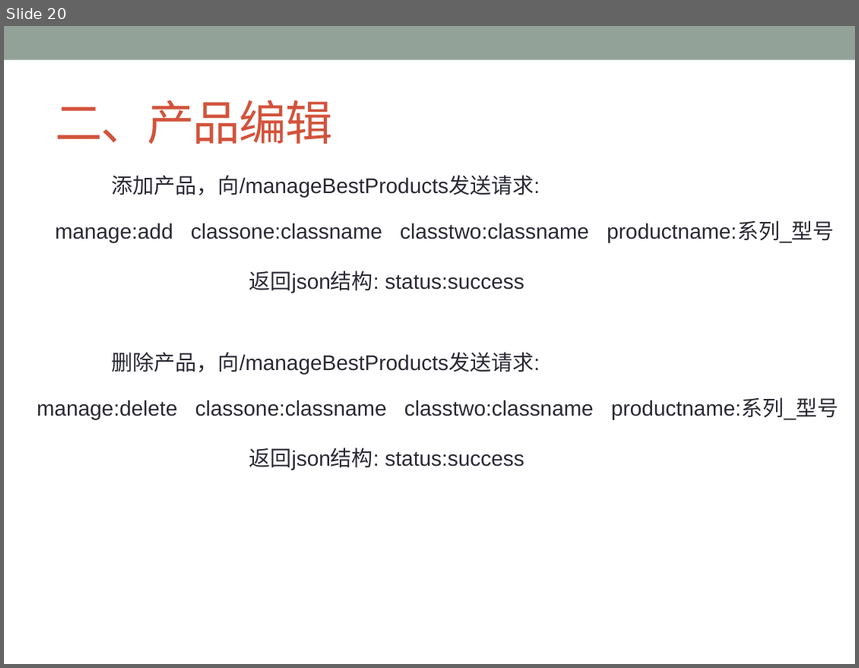
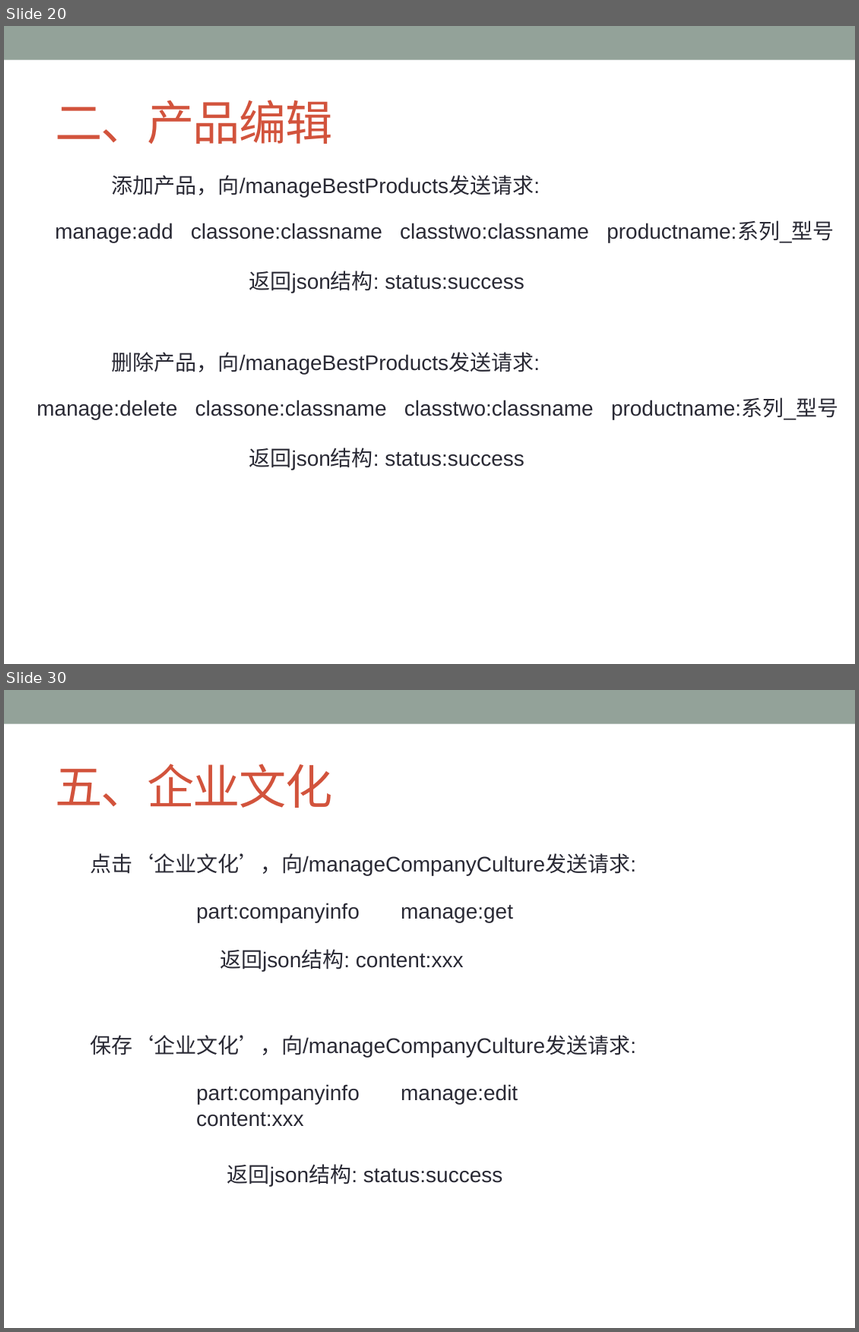
Before and after one commit to ChanSeaThink/LULLGREE, a slide deck: ZSGree前后端逻辑及接口.pptx. Shown one above the other, each under a label of ours: slide 20 before the commit, slides 20 and 30 after it; the slides between them are not shown. The pictures are 859x668 and 859x1332 pixels, drawn with LibreOffice and Linux fonts; fonts in the diff are those of the drawing. Boxes give left, top, right and bottom in pixels: in the first picture for what was removed or moved away, otherwise in the second. Text is boxed around its words. In the diff, an @@ line names an element or a change of style, - is before the commit and + after.

```diff
--- a/ZSGree前后端逻辑及接口.pptx
+++ b/ZSGree前后端逻辑及接口.pptx
@@ slide 30 added at box(4, 690, 855, 1328), background #FFFFFF; not listed: 1 template element that a slide beside it also shows @@
@@ title added at box(55, 764, 332, 808), 40 pt, text #D2533C @@
+五、企业文化
@@ text added at box(90, 853, 636, 876), 18 pt, text #292934 @@
+点击‘企业文化’，向/manageCompanyCulture发送请求:
@@ text added at box(196, 903, 513, 923), 18 pt, text #292934 @@
+part:companyinfo manage:get
@@ text added at box(220, 949, 464, 972), 18 pt, text #292934 @@
+返回json结构: content:xxx
@@ text added at box(90, 1035, 636, 1058), 18 pt, text #292934 @@
+保存‘企业文化’，向/manageCompanyCulture发送请求:
@@ text added at box(196, 1084, 518, 1104), 18 pt, text #292934 @@
+part:companyinfo manage:edit content:xxx
@@ text added at box(227, 1164, 503, 1187), 18 pt, text #292934 @@
+返回json结构: status:success
```
Also in this commit, not shown: 19 other slides added.
